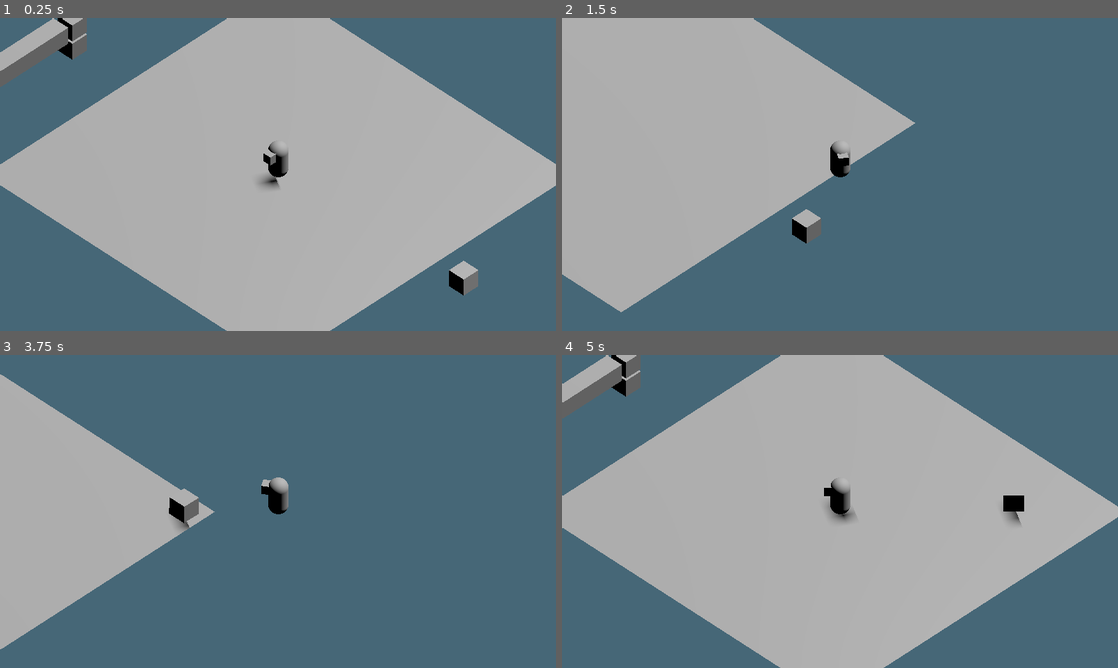
Above: before the commit, frames 1-4 (two rows, left to right).
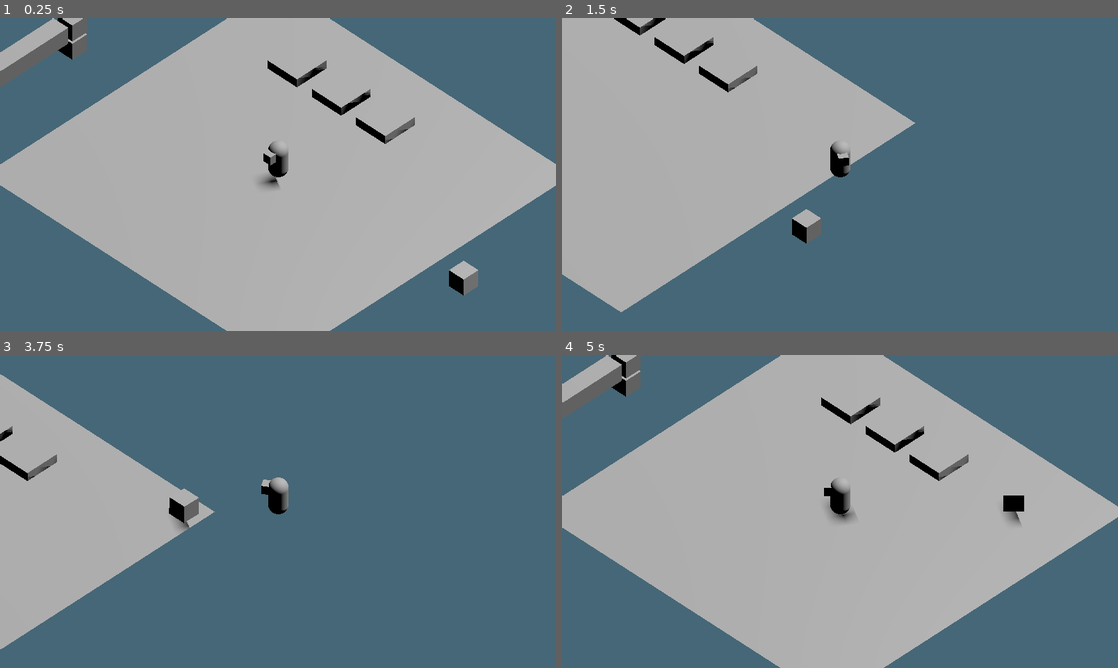
Above: after the commit, the same moments.

Repository: Scrawach/cybertale
Game: Godot game, scene res://root.tscn
The game is run twice, just before and just after one commit, with the same random seed, the same clock (stepped at 60 frames per second) and the same inputs.
Inputs:
- Up to frame 1 (0.25 s): no input
- Up to frame 2 (1.5 s): tap Enter at 0.5 s; hold D (move_right) 0.53-1.28 s; tap Space (dash) at 0.6, 1.35 s; hold S (move_backward) from 1.28 s (still down)
- Up to frame 3 (3.75 s): release S (move_backward) at 2.03 s; hold D (move_right) 2.03-2.78 s; tap Space (dash) at 2.1, 2.85, 3.6 s; hold W (move_forward) 2.78-3.53 s; hold A (move_left) from 3.53 s (still down)
- Up to frame 4 (5 s): keep holding A (move_left); tap Space (dash) at 4.35 s

The runs differ from the first frame. In frame 1, 0.8% of the frame differs, in the area x 48-75%, y 13-41%; in frame 2, 0.7%; in frame 3, 0.3%; in frame 4, 0.8%.

Commit message:
feature: add blocked spikes

Diff:
--- /dev/null
+++ b/src/gameplay/enemies/spikes/spikes.tscn
@@ -0,0 +1,24 @@
+[gd_scene load_steps=4 format=3 uid="uid://b5aahq5yu7fuu"]
+
+[ext_resource type="Script" uid="uid://d35kd0bck3s7d" path="res://gameplay/common/damage.gd" id="1_6ed1q"]
+
+[sub_resource type="BoxMesh" id="BoxMesh_l8v81"]
+size = Vector3(2, 1, 2)
+
+[sub_resource type="BoxShape3D" id="BoxShape3D_vyht1"]
+size = Vector3(2, 1, 2)
+
+[node name="Spikes" type="Node3D"]
+
+[node name="MeshInstance3D" type="MeshInstance3D" parent="."]
+mesh = SubResource("BoxMesh_l8v81")
+
+[node name="Hurt Box" type="Area3D" parent="."]
+collision_layer = 8
+collision_mask = 4
+script = ExtResource("1_6ed1q")
+value = 1
+
+[node name="CollisionShape3D" type="CollisionShape3D" parent="Hurt Box"]
+shape = SubResource("BoxShape3D_vyht1")
+debug_color = Color(0.956863, 0, 0, 1)
--- a/src/root.tscn
+++ b/src/root.tscn
@@ -1,9 +1,10 @@
-[gd_scene load_steps=10 format=3 uid="uid://c2g8sgf4l5mlb"]
+[gd_scene load_steps=11 format=3 uid="uid://c2g8sgf4l5mlb"]
 
 [ext_resource type="PackedScene" uid="uid://btn6jwawira3l" path="res://gameplay/camera/camera_point.tscn" id="1_pq8q7"]
 [ext_resource type="PackedScene" uid="uid://crlg8ydib8anl" path="res://gameplay/hero/hero.tscn" id="2_pyidc"]
 [ext_resource type="PackedScene" uid="uid://cgvvgdk5wett8" path="res://gameplay/enemies/turret/turret.tscn" id="3_vvh5c"]
 [ext_resource type="PackedScene" uid="uid://bkfe7or2qr1ti" path="res://gameplay/enemies/virus/chasing_virus.tscn" id="4_28aoi"]
+[ext_resource type="PackedScene" uid="uid://b5aahq5yu7fuu" path="res://gameplay/enemies/spikes/spikes.tscn" id="5_jnlp7"]
 
 [sub_resource type="ProceduralSkyMaterial" id="ProceduralSkyMaterial_vho56"]
 sky_horizon_color = Color(0.662243, 0.671743, 0.686743, 1)
@@ -63,4 +64,13 @@
 transform = Transform3D(1, 0, 0, 0, 1, 0, 0, 0, 1, 12.598, 0, 0)
 is_endless_chasing = true
 
+[node name="Spikes" parent="World3D/Room" instance=ExtResource("5_jnlp7")]
+transform = Transform3D(1, 0, 0, 0, 1, 0, 0, 0, 1, -4.98831, 0, -6.25756)
+
+[node name="Spikes2" parent="World3D/Room" instance=ExtResource("5_jnlp7")]
+transform = Transform3D(1, 0, 0, 0, 1, 0, 0, 0, 1, -1.98831, 0, -6.25756)
+
+[node name="Spikes3" parent="World3D/Room" instance=ExtResource("5_jnlp7")]
+transform = Transform3D(1, 0, 0, 0, 1, 0, 0, 0, 1, 1.01169, 0, -6.25756)
+
 [node name="CanvasLayer" type="CanvasLayer" parent="."]
